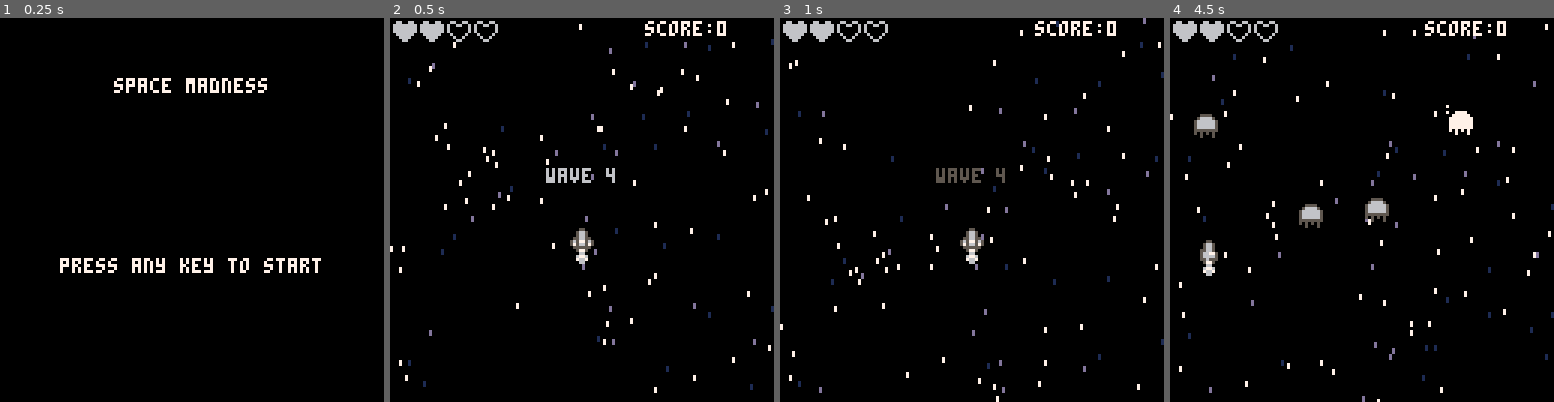
Above: before the commit, frames 1-4 (left to right).
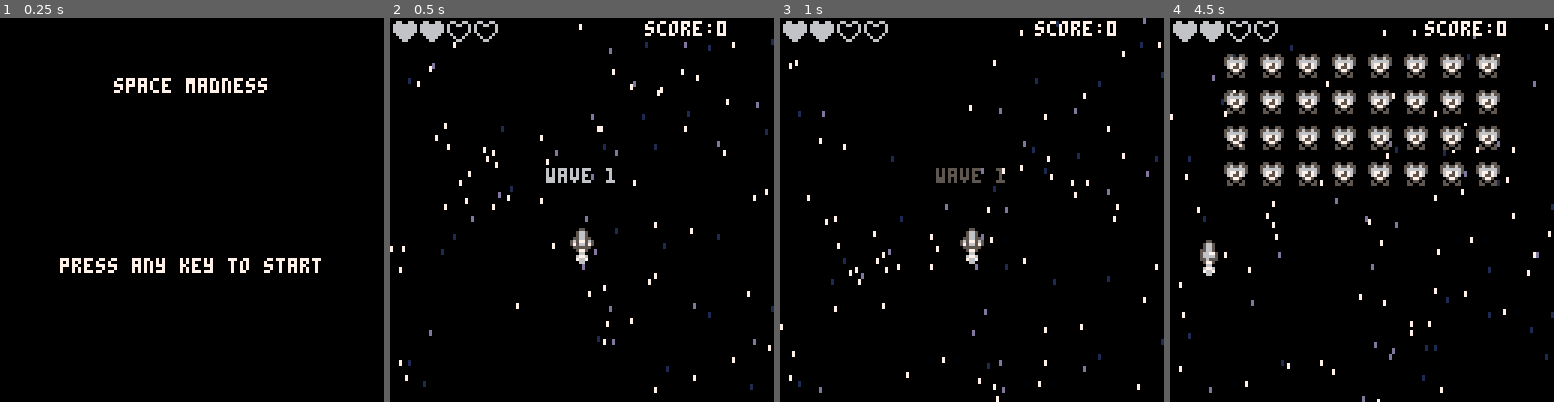
Above: after the commit, the same moments.

Repository: thorty/pico8_shmup
Game: PICO-8 cartridge myshmup2.p8
The game is run twice, just before and just after one commit, with the same random seed, the same clock (stepped at 60 frames per second) and the same inputs.
Inputs:
- Up to frame 1 (0.25 s): no input
- Up to frame 2 (0.5 s): tap X (X key) at 0.33 s
- Up to frame 3 (1 s): tap O (Z key) at 0.7 s
- Up to frame 4 (4.5 s): tap X (X key) at 1.07, 1.85, 2.97, 4.08 s; hold Right 1.6-2.1 s; tap O (Z key) every 0.4 s from 1.7 to 4.1 s; hold Up 2.15-2.42 s; hold Right 2.47-3.03 s; hold Left 3.08-3.58 s; hold Down 3.63-3.97 s; hold Right from 4.02 s (still down)

Frame 1 is identical in both runs. In frame 2, less than 0.1% of the frame differs, in the area x 56-59%, y 39-43%; in frame 3, less than 0.1%; in frame 4, 10%, in the area x 6-86%, y 9-55%.

Commit message:
wave-levels

Diff:
--- a/enemies.lua
+++ b/enemies.lua
@@ -1,67 +1,114 @@
 --add enemies and random place
 function spawnwave()
-	enemiesmax=4
+	--nemiesmax=4
 --	wave=5
 	if wave==1 then
-		spawnen(1)
+		lvl = {
+			{0,1,1,1,1,1,1,1,1,0},
+			{0,1,1,1,1,1,1,1,1,0},
+			{0,1,1,1,1,1,1,1,1,0},
+			{0,1,1,1,1,1,1,1,1,0}
+		}
 	elseif wave==2 then
-		spawnen(2)
+		lvl = {
+			{0,1,1,1,1,1,1,1,1,0},
+			{0,3,3,3,3,3,3,3,3,0},
+			{0,2,2,2,2,2,2,2,2,0},
+			{0,1,1,1,1,1,1,1,1,0}
+		}
 	elseif wave==3 then
-		spawnen(3)
+		lvl = {
+			{0,4,4,4,4,4,4,4,4,0},
+			{0,3,3,3,3,3,3,3,3,0},
+			{0,2,2,2,2,2,2,2,2,0},
+			{0,3,3,3,3,3,3,3,3,0}
+		}
 	elseif wave==4 then
-		spawnen(4)
+		lvl = {
+			{0,4,4,4,4,4,4,4,4,0},
+			{0,4,4,2,2,2,2,4,4,0},
+			{0,4,4,4,4,4,4,4,4,0},
+			{0,4,4,3,3,3,3,4,4,0}
+		}
 	elseif wave==5 then
-		enemiesmax=1
-		spawnen(5)
-
+		--enemiesmax=1
+		--spawnen(5)
+		lvl = {
+			{0,0,0,5,0,0,5,0,0,0},
+		}
 	end
-
+	placeen(lvl)
 end
 
+
 --add enemies and random place
-function spawnen(entype)
+function spawnen(entype,x,y)
+	local myen=make_spr()
+	myen.hp=2
+	myen.flash=0
+	myen.x=x
+	myen.y=y-60
+	myen.posx=x
+ 	myen.posy=y
+	myen.speed=1
+	myen.aniframe=1
+	myen.spw=1
+	myen.sph=1
+	myen.mission="flyin"
+	if entype==nil or entype==1 then
+		--krappler
+		myen.hp=2
+		myen.sp=21
+		myen.ani={21,22,23,24}
+	elseif entype==2 then
+		--spider
+		myen.hp=3
+		myen.sp=37
+		myen.ani={37,38,39,40}
+	elseif entype==3 then
+		--hotn
+		myen.hp=3
+		myen.sp=53
+		myen.ani={53,54,55,56}
+	elseif entype==4 then
+		--ghost maybe boss
+		myen.hp=3
+		myen.sp=48
+		myen.ani={48,49,50,51}
+	elseif entype==5 then
+		myen.spw=2
+		myen.sph=2
+		myen.hp=64
+		myen.sp=130
+		myen.ani={130,132,134}
+		myen.colw=16
+		myen.colh=16
+	end
+	return myen
+end
 
-	for i=1,enemiesmax do
-		if #enemies < enemiesmax then
-			local myen=make_spr()
-			myen.hp=2
-			myen.flash=0
-			myen.x=rnd(120)
-			myen.y=rnd(10)*-1
-			myen.speed=rnd(1)+0.5
-			myen.aniframe=1
-			myen.spw=1
-			myen.sph=1
-			if entype==nil or entype==1 then
-				--krappler
-				myen.hp=3
-				myen.sp=21
-				myen.ani={21,22,23,24}
-			elseif entype==2 then
-				--spider
-				myen.hp=5
-				myen.sp=37
-				myen.ani={37,38,39,40}
-			elseif entype==3 then
-				--hotn
-				myen.hp=2
-				myen.sp=53
-				myen.ani={53,54,55,56}
-			elseif entype==4 then
-				--ghost maybe boss
-				myen.hp=2
-				myen.sp=48
-				myen.ani={48,49,50,51}
-			elseif entype==5 then
-				myen.spw=2
-				myen.sph=2
-				myen.hp=64
-				myen.sp=130
-				myen.ani={130,132,134}
-				myen.colw=16
-				myen.colh=16
+function placeen(lvl)
+	for y=1,#lvl do
+		for x=1,10 do
+			if lvl[y][x] != 0 then
+				add(enemies, spawnen(lvl[y][x],x*12-6,y*12))
 			end
-			add(enemies,myen)
 		end
 	end
 end
+
+function doenmission(myen)
+ if myen.mission=="flyin" then
+	 -- flying in
+	myen.y+=myen.speed
+	if myen.y>=myen.posy then
+	 myen.mission="protec"
+	end
+ elseif myen.mission=="protec" then
+ --staying
+ elseif myen.mission=="attac" then
+ --attac
+ end
+
+
+end
--- a/game.lua
+++ b/game.lua
@@ -16,7 +16,7 @@
 	--shootanim on ship
 	muzzle=4
 
-	wave=4
+	wave=1
 	score=0
 	lives=2
 	invul=0
@@ -98,9 +98,11 @@
 	ship.x+=ship.sx
 	ship.y+=ship.sy
 
-	--movieng enemies
-	for myen in all(enemies) do
-		myen.y+=myen.speed
+	--enemy moving and animation
+	for myen in all(enemies) do
+		--moving enemies
+		--myen.y+=myen.speed
+		doenmission(myen)
 
 		myen.aniframe+=myen.speed/2
 		if flr(myen.aniframe)>#myen.ani then
